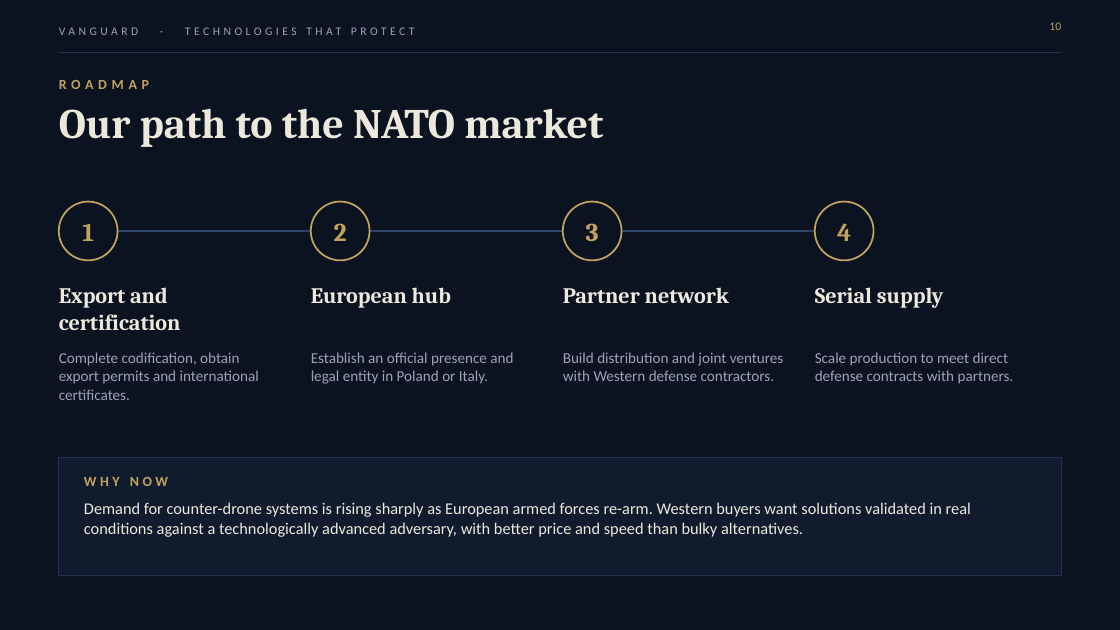
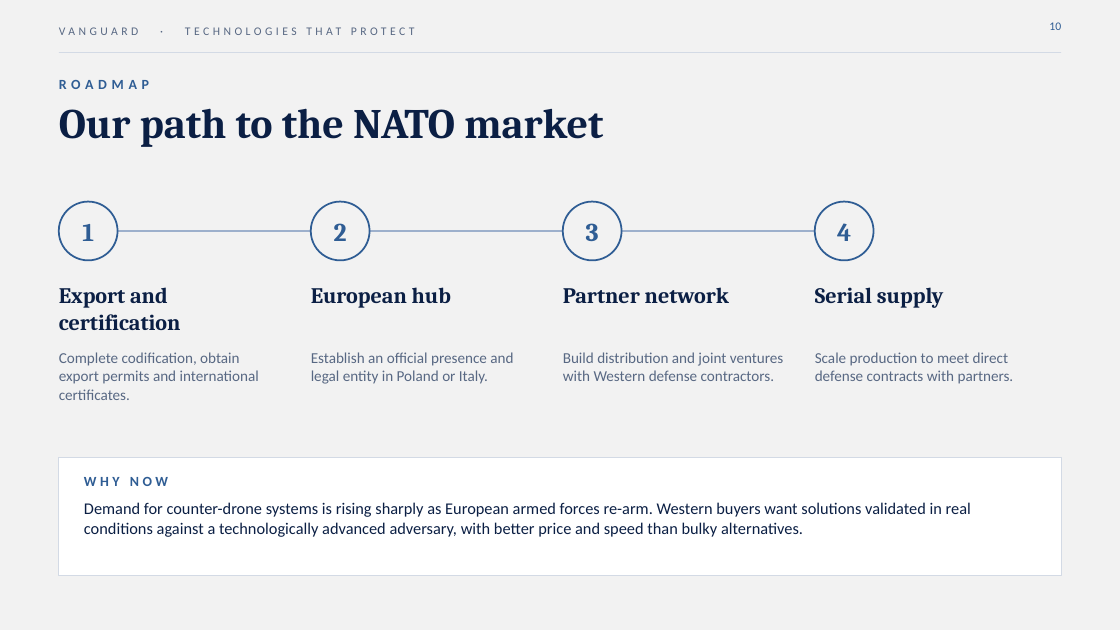
Before and after one commit to Orangepranik/presentation-vanguard, a slide deck: slide 10 of Vanguard_Investor_Presentation_Norway.pptx. Drawn at 1120x630 pixels with LibreOffice and Linux fonts; fonts in the diff are those of the drawing; background and template pictures are left out. Boxes give left, top, right and bottom in pixels: in the first picture for what was removed or moved away, otherwise in the second. Text is boxed around its words. In the diff, an @@ line names an element or a change of style, - is before the commit and + after.

```diff
--- a/Vanguard_Investor_Presentation_Norway.pptx
+++ b/Vanguard_Investor_Presentation_Norway.pptx
@@ background #0B1220 to #F2F2F2 @@
@@ text colour #98A4B8 to #586883 in 5 elements at bbox=[59, 352, 259, 400], bbox=[311, 352, 513, 384], bbox=[563, 352, 784, 381], bbox=[815, 352, 1014, 384], bbox=[59, 27, 138, 35] @@
@@ text colour #C2A25D to #2F5D94 in 7 elements at bbox=[59, 80, 149, 89], bbox=[82, 224, 94, 241], bbox=[334, 223, 347, 241], bbox=[586, 223, 599, 241], bbox=[837, 223, 851, 241], bbox=[84, 477, 168, 486], bbox=[1049, 22, 1061, 30] @@
@@ rectangle at bbox=[59, 52, 1061, 53]: fill #22334F to #D3DAE5 @@
@@ fill #0B1220 to #F2F2F2; outline #C2A25D 1.5 pt to #2F5D94 1.5 pt in 4 elements at bbox=[59, 202, 118, 260], bbox=[311, 202, 370, 260], bbox=[563, 202, 622, 260], bbox=[815, 202, 874, 260] @@
@@ line (88, 231) - (844, 231): stroke #2F4468 1.5 pt to #9DB0CC 1.5 pt @@
@@ rectangle at bbox=[59, 458, 1061, 576]: fill #111B2E to #FFFFFF; outline #22334F 0.75 pt to #D3DAE5 0.75 pt @@
@@ text colour #EDE8DC to #0B1F44 in 6 elements at bbox=[59, 108, 603, 147], bbox=[59, 287, 181, 330], bbox=[311, 287, 451, 308], bbox=[563, 287, 729, 303], bbox=[815, 287, 943, 308], bbox=[84, 502, 971, 537] @@
```
Also in this commit, not shown: 10 other slides changed, 9 other files.
